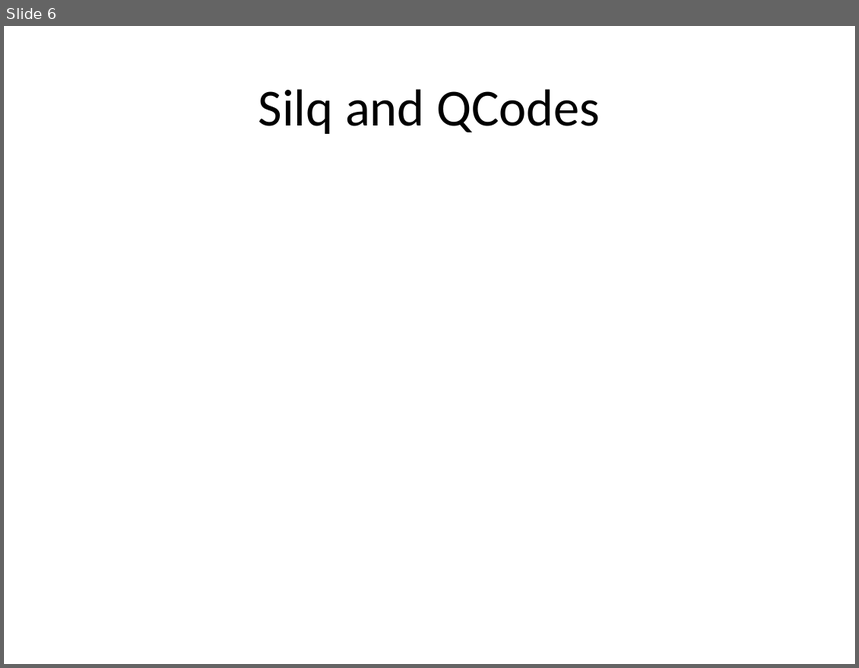
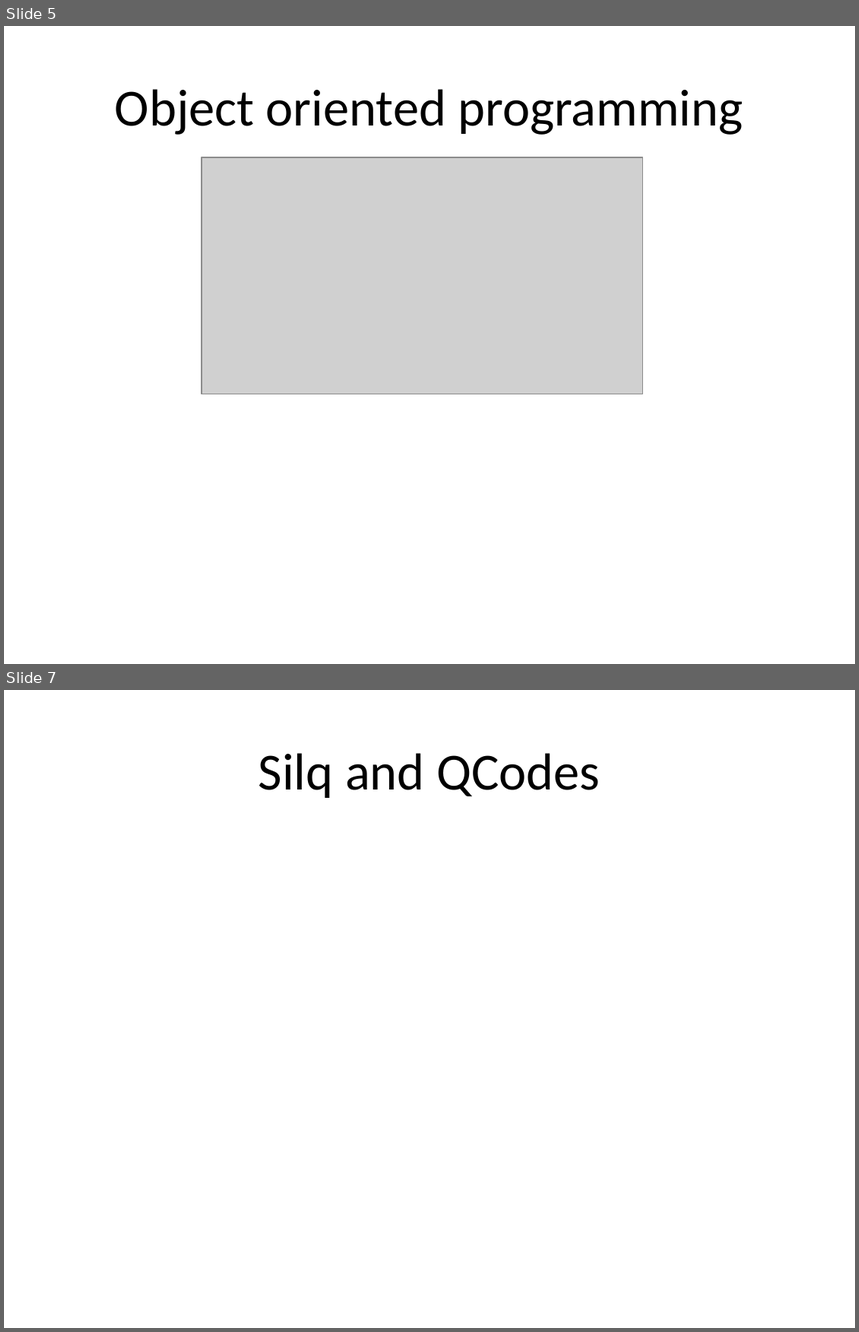
Before and after one commit to nulinspiratie/SilQ, a slide deck: personal/Steffi/How to presentation.pptx. Shown one above the other, each under a label of ours: slide 6 before the commit, slides 5 and 7 after it; the slides between them are not shown. The pictures are 859x668 and 859x1332 pixels, drawn with LibreOffice and Linux fonts; fonts in the diff are those of the drawing; grey boxes stand for pictures. Boxes give left, top, right and bottom in pixels: in the first picture for what was removed or moved away, otherwise in the second. Text is boxed around its words. In the diff, an @@ line names an element or a change of style, - is before the commit and + after.

```diff
--- a/personal/Steffi/How to presentation.pptx
+++ b/personal/Steffi/How to presentation.pptx
@@ slide 5 added at (4, 26, 855, 664), background #FFFFFF @@
@@ title added at (115, 89, 743, 135), 44 pt, text #000000 @@
+Object oriented programming
@@ picture added at (202, 158, 642, 395) @@
@@ what was slide 6 is now slide 7 @@
```
Also in this commit, not shown: 8 slides changed, 2 other slides added, 2 slides removed, 2 other files.
